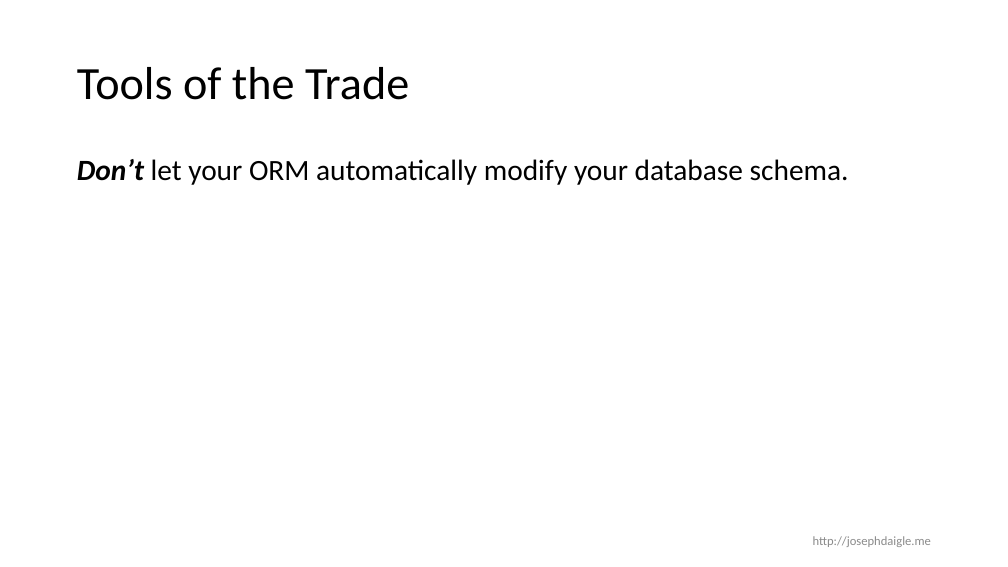
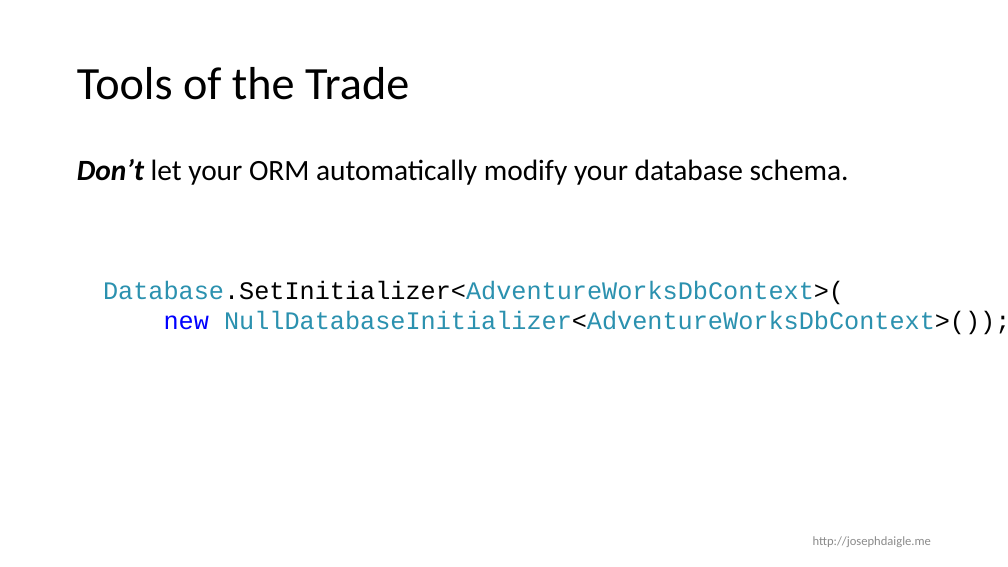
Before and after one commit to jdaigle/talks, a slide deck: slide 28 of DataAccessForPerfJunkies/DataAccessForPerJunkies.pptx (slide 27 before the commit). Drawn at 1008x567 pixels with LibreOffice and Linux fonts; fonts in the diff are those of the drawing. Boxes give left, top, right and bottom in pixels: in the first picture for what was removed or moved away, otherwise in the second. Text is boxed around its words. In the diff, an @@ line names an element or a change of style, - is before the commit and + after.

```diff
--- a/DataAccessForPerfJunkies/DataAccessForPerJunkies.pptx
+++ b/DataAccessForPerfJunkies/DataAccessForPerJunkies.pptx
@@ text added at <box>103,281,1008,335</box>, 24 pt, text #2B91AF @@
+Database.SetInitializer<AdventureWorksDbContext>(
+new NullDatabaseInitializer<AdventureWorksDbContext>());
```
Also in this commit, not shown: 14 other slides changed, 1 slide added.
